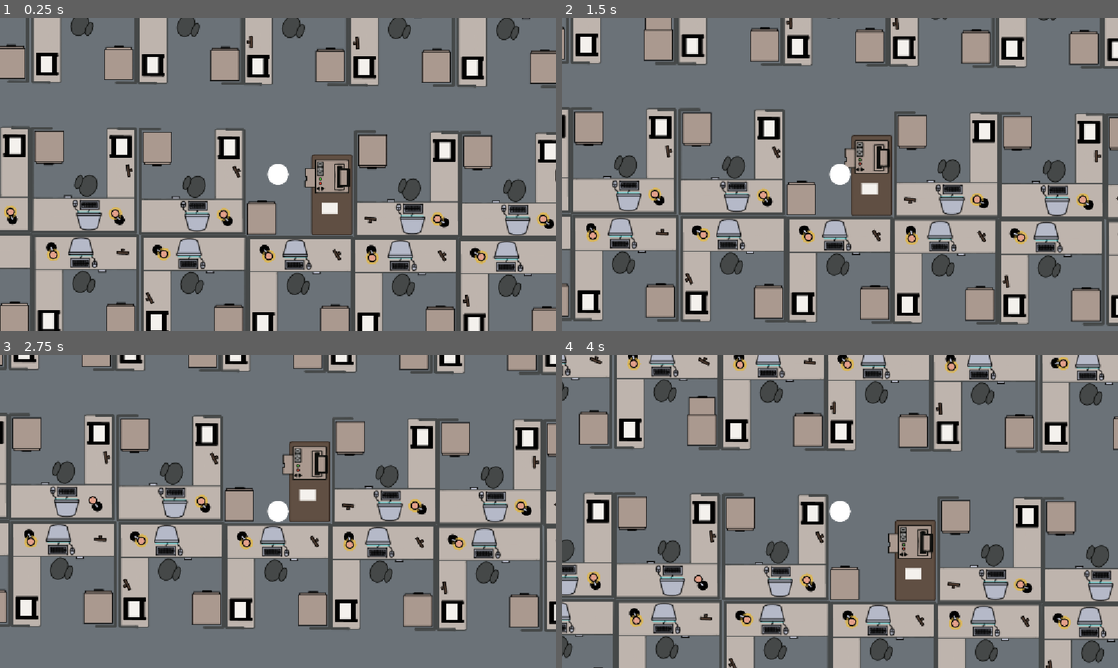
Above: before the commit, frames 1-4 (two rows, left to right).
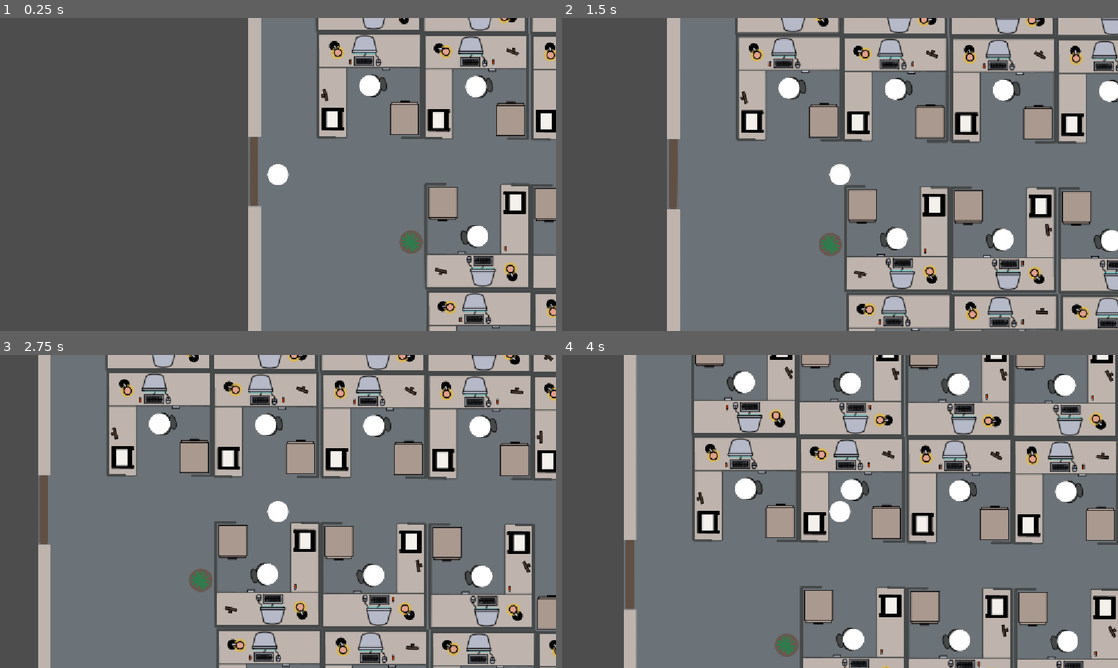
Above: after the commit, the same moments.

Repository: hammeredzombie/ld-jam-60
Game: Godot game, scene res://scenes/main.tscn
Two runs of this game, one before a commit and one after it. Both use one fixed random seed, a clock stepped at 60 frames per second and the inputs below.
Inputs (mouse positions are in pixels of both pictures, inside the frame that each line leads up to):
- Up to frame 1 (0.25 s): no input
- Up to frame 2 (1.5 s): tap Enter at 0.5 s; move the mouse to (573, 61) at 0.52 s; hold D (right) 0.53-1.28 s; hold Shift (sprint) 0.53-1.28 s; click (573, 61) at 0.67 s; move the mouse to (656, 61) at 1.27 s; hold S (down) from 1.28 s (still down); tap Up (zoom_in) at 1.35 s; click (656, 61) at 1.42 s
- Up to frame 3 (2.75 s): move the mouse to (94, 505) at 2.02 s; release S (down) at 2.03 s; hold D (right) from 2.03 s (still down); hold Down (zoom_out) from 2.03 s (still down); click (94, 505) at 2.17 s
- Up to frame 4 (4 s): move the mouse to (589, 436) at 2.77 s; release D (right) at 2.78 s; release Down (zoom_out) at 2.78 s; hold W (up) 2.78-3.53 s; tap Shift (sprint) at 2.85 s; click (589, 436) at 2.92 s; move the mouse to (589, 355) at 3.52 s; hold A (left) from 3.53 s (still down); hold Up (zoom_in) from 3.53 s (still down); click (589, 355) at 3.67 s

The runs differ from the first frame. In frame 1, 75% of the frame differs, in the area x 0-100%, y 0-100%; in frame 2, 76%; in frame 3, 74%; in frame 4, 74%.

Commit message:
saving all coworkers in their cubicles

Diff:
--- a/scenes/coworker.gd
+++ b/scenes/coworker.gd
@@ -1,22 +1,53 @@
 extends CharacterBody2D
 
+enum WorkerState {
+	IDLE,
+	MOVING,
+	WORKING
+}
 
-const SPEED = 300.0
+const SPEED := 100.0
+const WORK_TIME_MIN := 10
+const WORK_TIME_MAX := 20
 
-@export var _Goal: Node = null:
-	set(value):
-		_Goal = value
-		_NavAgent.target_position = _Goal.position
+var state: WorkerState = WorkerState.IDLE
+var rng: RandomNumberGenerator = RandomNumberGenerator.new()
 
+var _Target: Node = null
 @onready var _NavAgent: NavigationAgent2D = $NavigationAgent2D
+@onready var _Timer: Timer = $Timer
 
 
 func _ready() -> void:
-	_NavAgent.target_position = _Goal.position
+	rng.randomize()
 
 
 func _physics_process(delta: float) -> void:
+	if _Target == null or state != WorkerState.MOVING:
+		return
+
 	if !_NavAgent.is_target_reached():
 		var nav_point_direction = to_local(_NavAgent.get_next_path_position()).normalized()
 		velocity = nav_point_direction * SPEED * delta
 		move_and_slide()
+	else:
+		target_reached()
+
+
+func set_target(target: Node) -> void:
+	_Target = target
+	_NavAgent.target_position = _Target.position
+	state = WorkerState.MOVING
+
+
+func target_reached() -> void:
+	if _Target.is_ancestor_of(self):
+		state = WorkerState.IDLE
+		_Target = null
+	else:
+		state = WorkerState.WORKING
+		_Timer.start(rng.randi_range(WORK_TIME_MIN, WORK_TIME_MAX))
+
+
+func _on_timer_timeout() -> void:
+	set_target(get_parent())
--- a/scenes/coworker.tscn
+++ b/scenes/coworker.tscn
@@ -4,12 +4,13 @@
 [ext_resource type="Script" uid="uid://u0tysnnllo0v" path="res://scenes/coworker.gd" id="1_xoil0"]
 
 [sub_resource type="CircleShape2D" id="CircleShape2D_l502e"]
-radius = 24.0
+radius = 11.0
 
 [node name="Coworker" type="CharacterBody2D" unique_id=503286047]
 script = ExtResource("1_xoil0")
 
 [node name="Player" type="Sprite2D" parent="." unique_id=245292066]
+scale = Vector2(0.45, 0.45)
 texture = ExtResource("1_5uxwa")
 
 [node name="CollisionShape2D" type="CollisionShape2D" parent="." unique_id=236876052]
--- a/scenes/furniture/cubicle.gd
+++ b/scenes/furniture/cubicle.gd
@@ -1,18 +1,18 @@
 extends Node2D
+class_name Cubicle
+
+var USB_SCENE = preload("res://scenes/furniture/usb.tscn")
+
+var has_usb: bool = true
+var computer_on: bool = false
+var _Worker: CharacterBody2D = null
+
+@onready var _MonitorGlow: Sprite2D = $MonitorGlow
+@onready var _Lamp: Node2D = $Lamp
+@onready var _PictureFrame1: Sprite2D = $PictureFrame1
+@onready var _PictureFrame2: Sprite2D = $PictureFrame2
 
 
-@export var has_usb: bool = true
-
-@onready var _Desktop: Sprite2D = $Desktop
-@onready var _Monitor: Sprite2D = $Monitor
-@onready var _MonitorGlow: Sprite2D = $MonitorGlow
-@onready var _Lamp: Node2D = $Lamp
-@onready var _Marker1: Marker2D = $Marker1
-@onready var _Marker2: Marker2D = $Marker2
-@onready var _Marker3: Marker2D = $Marker3
-@onready var _PictureFrame1: Sprite2D = $PictureFrame1
-@onready var _PictureFrame2: Sprite2D = $PictureFrame2
-# Called when the node enters the scene tree for the first time.
 func _ready() -> void:
 	var rng = RandomNumberGenerator.new()
 	rng.randomize()
@@ -27,6 +27,19 @@
 		_PictureFrame2.show()
 		_PictureFrame2.rotation = rng.randf_range(deg_to_rad(0), deg_to_rad(30))
 
+	if has_usb:
+		var usb = USB_SCENE.instantiate()
+		var usb_position = rng.randi_range(1, 3)
+		var usb_marker = get_node("Marker%s" % usb_position)
+		usb.position = usb_marker.position
+		add_child(usb)
+
+
 # Called every frame. 'delta' is the elapsed time since the previous frame.
 func _process(_delta: float) -> void:
 	pass
+
+func spawn_worker(worker: CharacterBody2D) -> void:
+	_Worker = worker
+	add_child(_Worker)
+	_Worker.global_position = global_position
--- a/scenes/furniture/cubicle.tscn
+++ b/scenes/furniture/cubicle.tscn
@@ -39,7 +39,6 @@
 
 [node name="PictureFrame2" type="Sprite2D" parent="." unique_id=36869091]
 position = Vector2(46, -10)
-rotation = 0.05235988
 scale = Vector2(0.45, 0.45)
 texture = ExtResource("12_yi722")
 
--- a/scenes/office.gd
+++ b/scenes/office.gd
@@ -1,11 +1,24 @@
 extends Node2D
 
+var COWORKER_SCENE = preload("res://scenes/coworker.tscn")
 
-# Called when the node enters the scene tree for the first time.
+var rng: RandomNumberGenerator = RandomNumberGenerator.new()
+
+@onready var _Player: CharacterBody2D = $Player
+@onready var _Cubicles: Node = $Cubicles
+
 func _ready() -> void:
-	pass # Replace with function body.
+	rng.randomize()
+	var player_cubicle_index = rng.randi_range(1, $Cubicles.get_child_count())
+	for index in range(1, _Cubicles.get_child_count() + 1):
+		var cubicle = _Cubicles.get_node("Cubicle%s" % index)
+		if cubicle is not Cubicle:
+			push_error("Cubicle%s is not a Cubicle" % index)
+		if index != player_cubicle_index:
+			var worker = COWORKER_SCENE.instantiate()
+			cubicle.spawn_worker(worker)
+		else:
+			cubicle._Worker = _Player
 
-
-# Called every frame. 'delta' is the elapsed time since the previous frame.
 func _process(delta: float) -> void:
 	pass
--- a/scenes/office.tscn
+++ b/scenes/office.tscn
@@ -62,7 +62,8 @@
 
 [node name="Player" parent="." unique_id=815500484 instance=ExtResource("6_art4y")]
 z_index = 1
-position = Vector2(549, 386)
+position = Vector2(31, 327)
+rotation = 3.1415927
 
 [node name="FrontDesk" parent="." unique_id=1030263491 instance=ExtResource("7_8d8gp")]
 position = Vector2(81, 592)
@@ -72,7 +73,6 @@
 
 [node name="Cubicle1" parent="Cubicles" unique_id=1329360434 instance=ExtResource("4_nanex")]
 position = Vector2(125, 125)
-workstation_type = 1
 
 [node name="Cubicle2" parent="Cubicles" unique_id=154300178 instance=ExtResource("4_nanex")]
 position = Vector2(235, 126)
@@ -203,16 +203,19 @@
 position = Vector2(603, 421)
 rotation = 1.5707964
 
-[node name="Node" type="Node" parent="." unique_id=1032753371]
-
-[node name="Plant1" parent="Node" unique_id=1465719299 instance=ExtResource("11_y3s53")]
+[node name="Plants" type="Node" parent="." unique_id=1032753371]
+
+[node name="Plant1" parent="Plants" unique_id=1465719299 instance=ExtResource("11_y3s53")]
 position = Vector2(1121, 283)
 
-[node name="Plant2" parent="Node" unique_id=312294875 instance=ExtResource("12_p8n5g")]
+[node name="Plant2" parent="Plants" unique_id=312294875 instance=ExtResource("12_p8n5g")]
 position = Vector2(26, 29)
 
-[node name="Plant3" parent="Node" unique_id=412067358 instance=ExtResource("13_yexkw")]
+[node name="Plant3" parent="Plants" unique_id=412067358 instance=ExtResource("13_yexkw")]
 position = Vector2(169, 397)
+
+[node name="Plant4" parent="Plants" unique_id=1585107086 instance=ExtResource("13_yexkw")]
+position = Vector2(613, 352)
 
 [node name="Coworkers" type="Node" parent="." unique_id=54443251]
 
